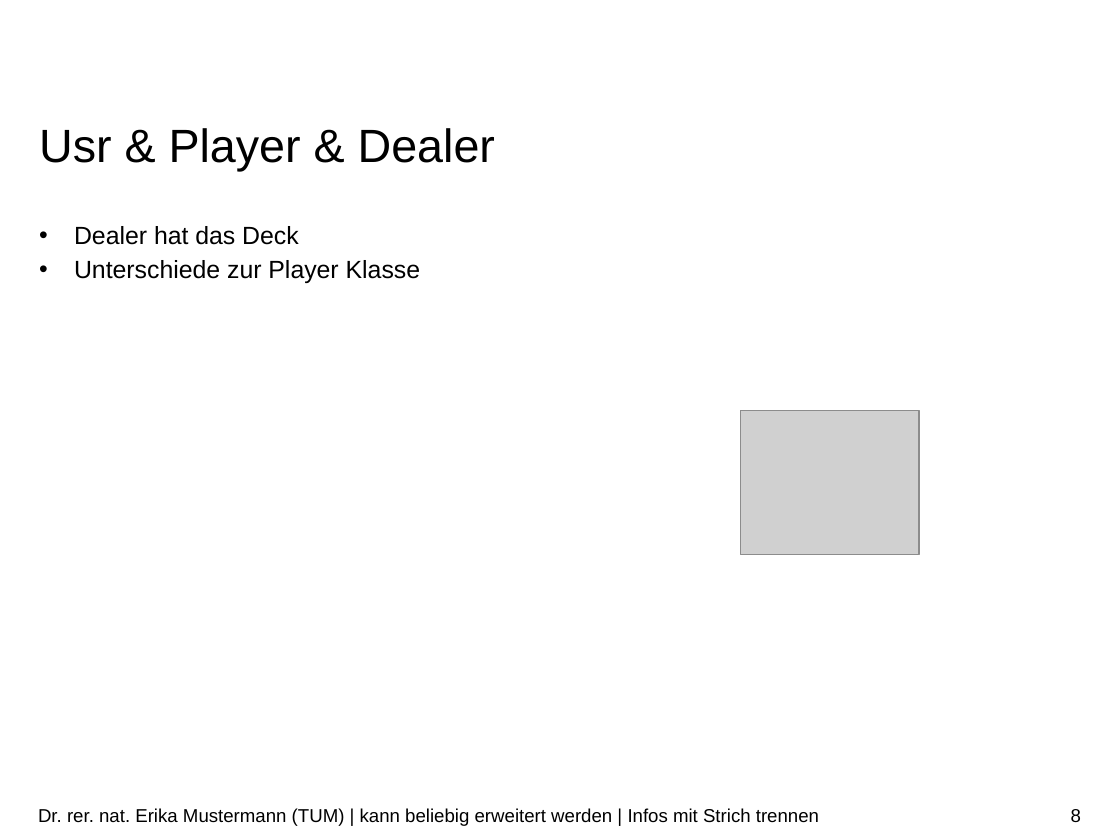
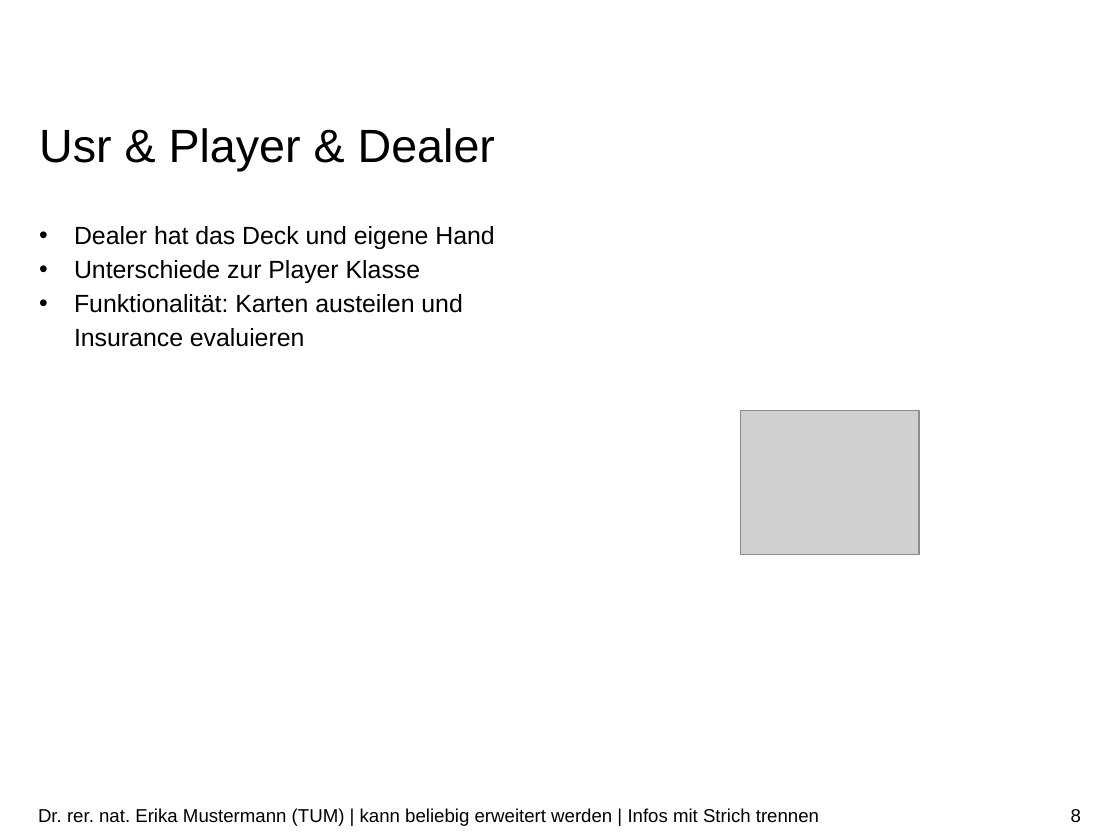
Before and after one commit to danielmeint/xml, a slide deck: slide 8 of presentation/Präsentation.pptx. Drawn at 1120x840 pixels with LibreOffice and Linux fonts; fonts in the diff are those of the drawing; grey boxes stand for pictures; background and template pictures are left out. Boxes give left, top, right and bottom in pixels: in the first picture for what was removed or moved away, otherwise in the second. Text is boxed around its words. In the diff, an @@ line names an element or a change of style, - is before the commit and + after.

```diff
--- a/presentation/Präsentation.pptx
+++ b/presentation/Präsentation.pptx
@@ text at [74,226,494,249]: text changed @@
-• Dealer hat das Deck
+• Dealer hat das Deck und eigene Hand
@@ text at [74,294,462,347]: paragraph added @@
+• Funktionalität: Karten austeilen und Insurance evaluieren
```
Also in this commit, not shown: 1 other slide changed, 2 other files.
